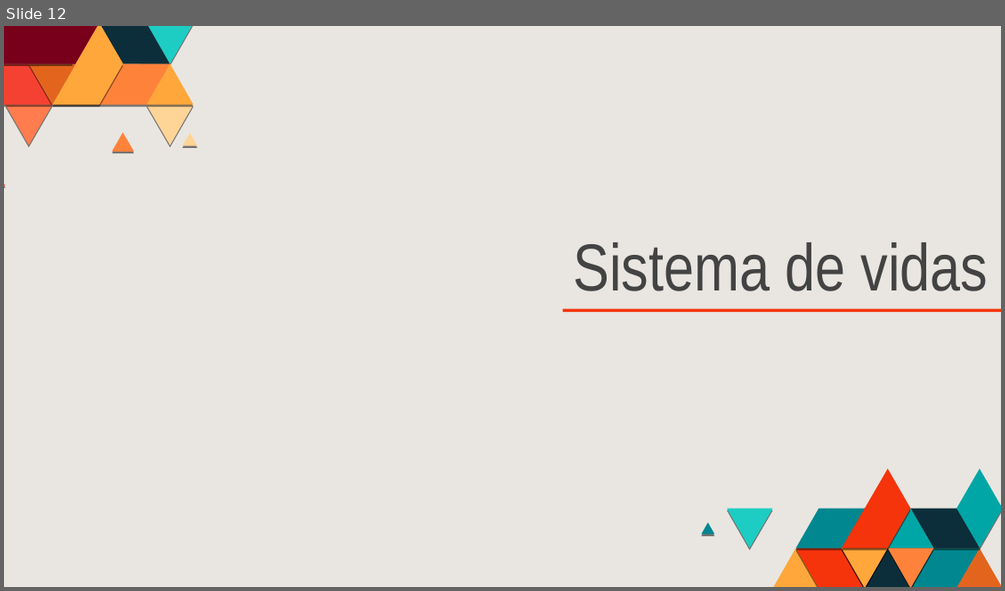
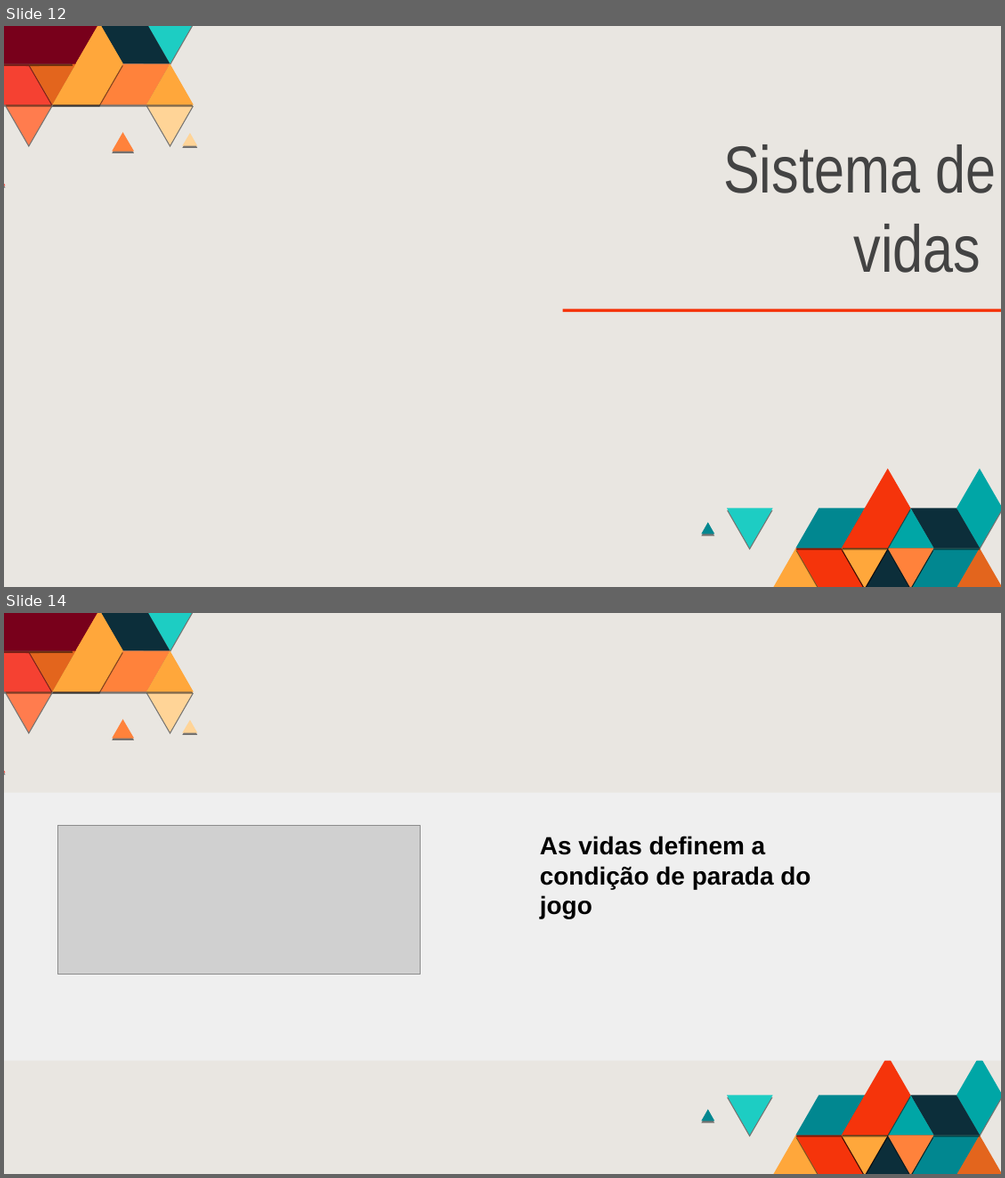
Before and after one commit to gasmartin/breakout-game, a slide deck: BreakoutGame.odp. Shown one above the other, each under a label of ours: slide 12 before the commit, slides 12 and 14 after it; the slides between them are not shown. The pictures are 1005x591 and 1005x1178 pixels, drawn with LibreOffice and Linux fonts; fonts in the diff are those of the drawing; grey boxes stand for pictures. Boxes give left, top, right and bottom in pixels: in the first picture for what was removed or moved away, otherwise in the second. Text is boxed around its words. In the diff, an @@ line names an element or a change of style, - is before the commit and + after.

Commit message:
Pontuação e vidas slide

```diff
--- a/BreakoutGame.odp
+++ b/BreakoutGame.odp
@@ slide 14 added at (4,613,1001,1174), background #E9E6E1; not listed: 37 template elements that a slide beside it also shows @@
@@ rectangle added at (4,793,1001,1061), fill #EFEFEF @@
@@ picture added at (57,826,420,975) @@
@@ text added at (540,835,810,919), 18 pt, text #000000, bold @@
+As vidas definem a condição de parada do jogo
@@ slide 12 changed as well @@
@@ title "Sistema de vidas" rewrapped from (573,242,987,291) to (723,144,995,273) @@
```
Also in this commit, not shown: 12 other slides changed, 3 other slides added, 2 slides removed, 1 other file.
